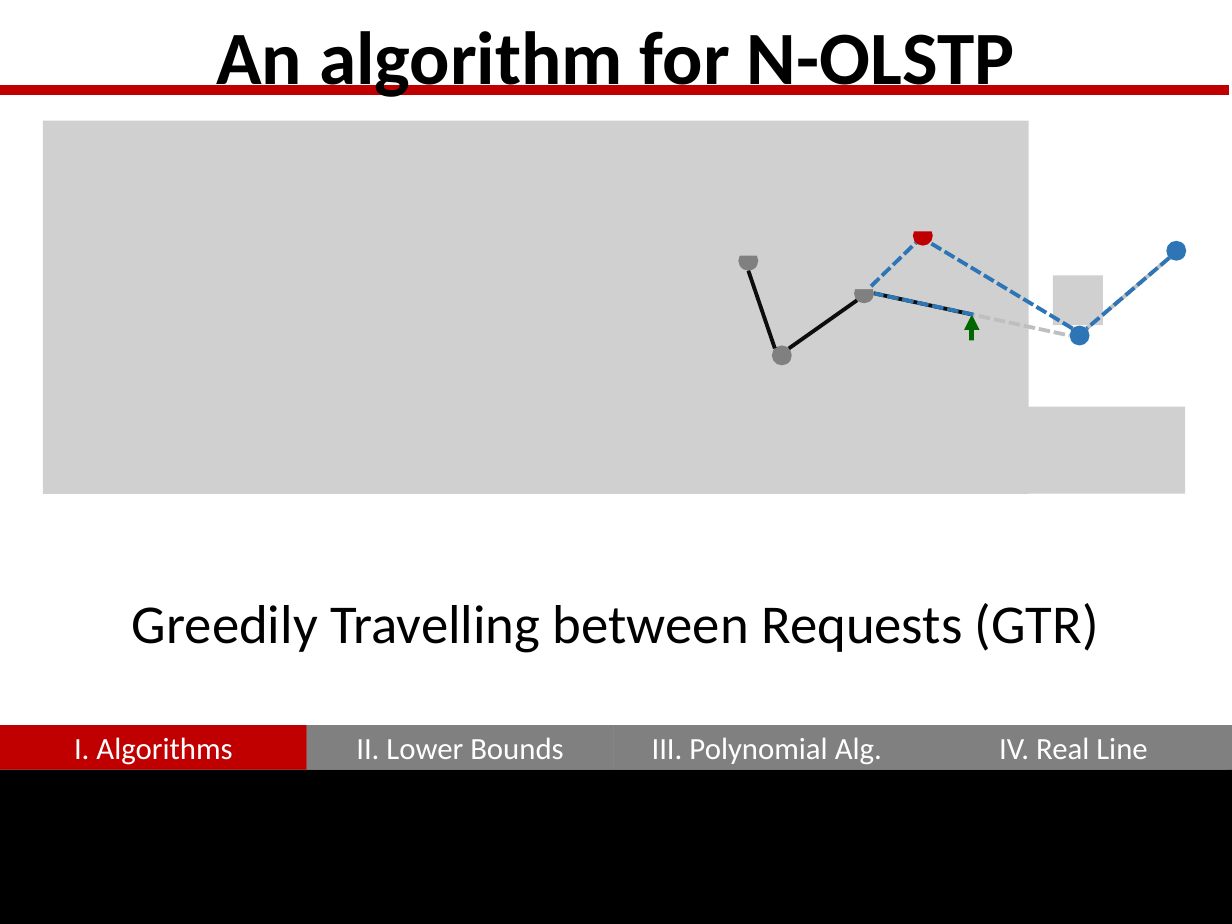
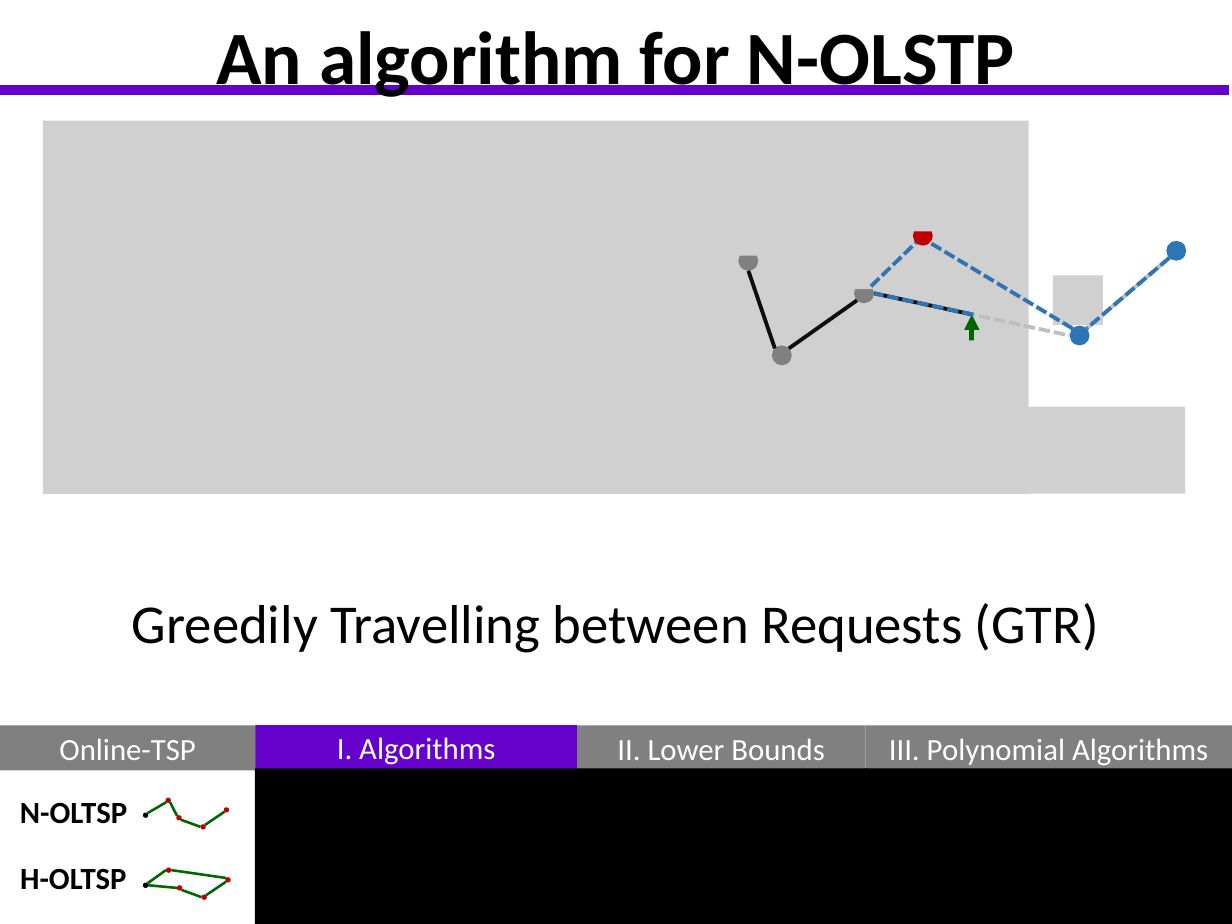
Before and after one commit to GraffL/talk-online-tsp, a slide deck: slide 8 of Präsentation43.pptx. Drawn at 1232x924 pixels with LibreOffice and Linux fonts; fonts in the diff are those of the drawing; grey boxes stand for pictures; background and template pictures are left out. Boxes give left, top, right and bottom in pixels: in the first picture for what was removed or moved away, otherwise in the second. Text is boxed around its words. In the diff, an @@ line names an element or a change of style, - is before the commit and + after.

```diff
--- a/Präsentation43.pptx
+++ b/Präsentation43.pptx
@@ line (0, 90) - (1230, 90): stroke #C00000 6 pt to #6600CC 6 pt @@
@@ rectangle removed at (0, 726, 307, 770) @@
@@ rectangle added at (0, 726, 255, 771), fill #808080, 18 pt, text #FFFFFF @@
+Online-TSP
@@ rectangle "I. Algorithms": place and size @@
-rectangle "I. Algorithms" at (0, 726, 307, 770)
+rectangle "I. Algorithms" at (255, 726, 577, 770)
@@ rectangle "I. Algorithms" at (255, 726, 577, 770): fill #C00000 to #6600CC @@
@@ rectangle added at (255, 726, 577, 771), fill #808080, 18 pt, text #FFFFFF @@
+I. Algorithms
@@ rectangle removed at (307, 726, 614, 770) @@
@@ rectangle "II. Lower Bounds": place and size @@
-rectangle "II. Lower Bounds" at (307, 726, 614, 770)
+rectangle "II. Lower Bounds" at (577, 726, 865, 771)
@@ rectangle removed at (614, 726, 920, 770) @@
@@ rectangle "III. Polynomial Algorithms": place and size @@
-rectangle "III. Polynomial Algorithms" at (614, 726, 920, 770)
+rectangle "III. Polynomial Algorithms" at (866, 726, 1232, 771)
@@ text in rectangle at (889, 738, 1208, 765): text changed @@
-III. Polynomial Alg.
+III. Polynomial Algorithms
@@ rectangle removed at (920, 726, 1232, 770) @@
@@ rectangle removed at (920, 726, 1227, 770) @@
-IV. Real Line
@@ rectangle removed at (0, 770, 1232, 924) @@
@@ rectangle added at (255, 769, 867, 924), fill #000000 @@
@@ rectangle added at (865, 769, 1232, 924), fill #000000 @@
@@ text added at (20, 802, 127, 824), 18 pt, text #000000, bold @@
+N-OLTSP
@@ group added at (143, 797, 229, 829): 5 ellipses, 4 lines @@
@@ text added at (20, 868, 126, 890), 18 pt, text #000000, bold @@
+H-OLTSP
@@ group added at (143, 867, 230, 899): 5 ellipses, 5 lines @@
```
Also in this commit, not shown: 19 other slides changed, 1 slide added, 1 slide removed.
